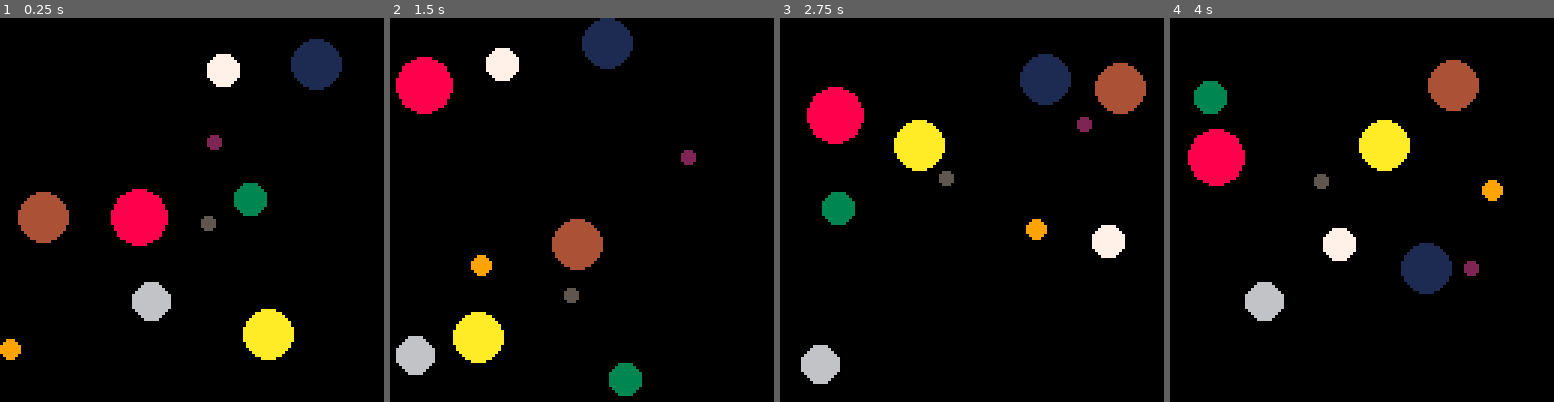
Above: before the commit, frames 1-4 (left to right).
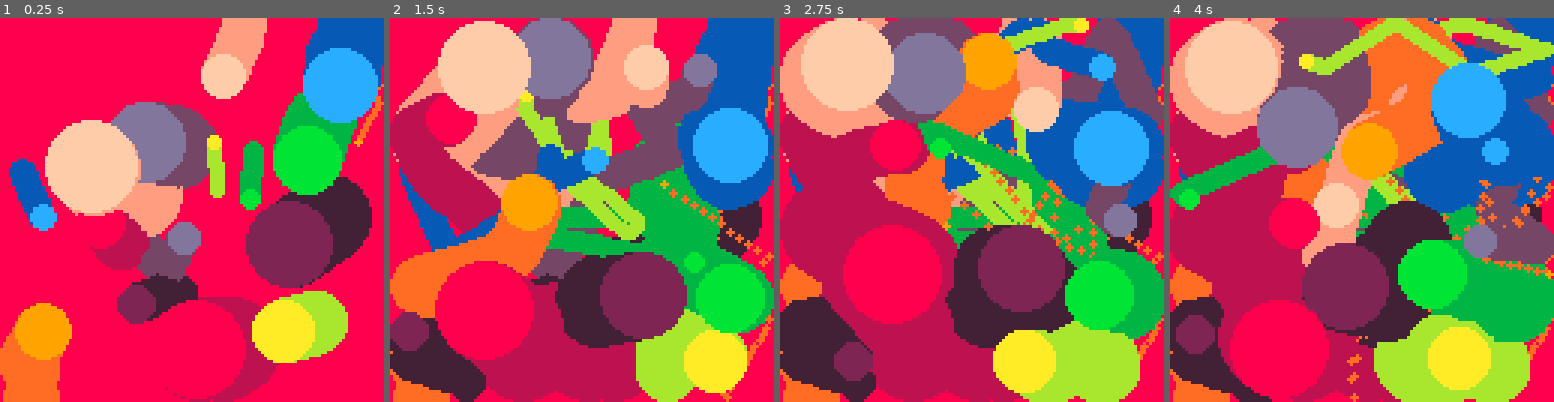
Above: after the commit, the same moments.

Repository: quinnvoker/qphys
Game: PICO-8 cartridge qphys.p8
Same seed, same stepped clock (60 frames per second), same inputs: the game is played once before the commit and once after it.
Inputs:
- Up to frame 1 (0.25 s): no input
- Up to frame 2 (1.5 s): no input
- Up to frame 3 (2.75 s): no input
- Up to frame 4 (4 s): no input

The runs differ from the first frame. In frame 1, 99% of the frame differs, in the area x 0-100%, y 0-100%; in frame 2, 99%; in frame 3, 100%; in frame 4, 100%.

Commit message:
Implement path drawing effect

Diff:
--- a/ball.lua
+++ b/ball.lua
@@ -2,6 +2,7 @@
 	__count = 0,
 	id = nil,
 	pos = vec2:new(0,0),
+  last_pos = vec2:new(0,0),
 	vel = vec2:new(0,0),
 	rad = 1,
 	col = 7,
@@ -10,11 +11,15 @@
     return self.rad
   end,
 
-	draw = function(self)
+	draw = function(self, shadow)
+    if (shadow == true) then
+      circfill(self.last_pos.x, self.last_pos.y, self.rad, self.col + 8)
+    end
 		circfill(self.pos.x, self.pos.y, self.rad, self.col)
 	end,
 
 	move = function(self)
+    self.last_pos = self.pos
 		self.pos += self.vel
 	end,
 
@@ -53,7 +58,7 @@
 	ball.__count += 1
 	local o = o or {}
 	o.id = ball.__count
-	o.col = o.col or o.id % 16
+	o.col = o.col or o.id % 8
 	setmetatable(o, self)
 	o.__index = self
 	return o
--- a/main.lua
+++ b/main.lua
@@ -1,14 +1,18 @@
-ball_count = 10
-max_radius = 8
+pal()
+cls()
+
+ball_count = 16
+max_radius = 16
 
 function _init()
-	balls = {}
+  pal({9,10,11,12,13,2,15,136,137,138,139,140,141,130,143,8},1)
+  balls = {}
 	collisions = {}
 	for i=1,ball_count do
 		add(balls, ball:new({
 			pos=vec2:new(rnd(127),rnd(127)),
 			vel=vec2:new(rnd(2)-1,rnd(2)-1):normal(),
-			rad=2+flr(rnd(max_radius)),
+			rad = i < max_radius and i or max_radius,
     }))
 	end
 end
@@ -26,9 +30,9 @@
 end
 
 function _draw()
-	cls()
+	-- cls()
 	for b in all(balls) do
-		b:draw()
+		b:draw(true)
 	end
 end
 
--- a/qphys.p8
+++ b/qphys.p8
@@ -59,6 +59,7 @@
 	__count = 0,
 	id = nil,
 	pos = vec2:new(0,0),
+  last_pos = vec2:new(0,0),
 	vel = vec2:new(0,0),
 	rad = 1,
 	col = 7,
@@ -67,11 +68,15 @@
     return self.rad
   end,
 
-	draw = function(self)
+	draw = function(self, shadow)
+    if (shadow == true) then
+      circfill(self.last_pos.x, self.last_pos.y, self.rad, self.col + 8)
+    end
 		circfill(self.pos.x, self.pos.y, self.rad, self.col)
 	end,
 
 	move = function(self)
+    self.last_pos = self.pos
 		self.pos += self.vel
 	end,
 
@@ -110,24 +115,28 @@
 	ball.__count += 1
 	local o = o or {}
 	o.id = ball.__count
-	o.col = o.col or o.id % 16
+	o.col = o.col or o.id % 8
 	setmetatable(o, self)
 	o.__index = self
 	return o
 end
 
 -->8
-ball_count = 10
-max_radius = 8
+pal()
+cls()
+
+ball_count = 16
+max_radius = 16
 
 function _init()
-	balls = {}
+  pal({9,10,11,12,13,2,15,136,137,138,139,140,141,130,143,8},1)
+  balls = {}
 	collisions = {}
 	for i=1,ball_count do
 		add(balls, ball:new({
 			pos=vec2:new(rnd(127),rnd(127)),
 			vel=vec2:new(rnd(2)-1,rnd(2)-1):normal(),
-			rad=2+flr(rnd(max_radius)),
+			rad = i < max_radius and i or max_radius,
     }))
 	end
 end
@@ -145,9 +154,9 @@
 end
 
 function _draw()
-	cls()
+	-- cls()
 	for b in all(balls) do
-		b:draw()
+		b:draw(true)
 	end
 end
 
